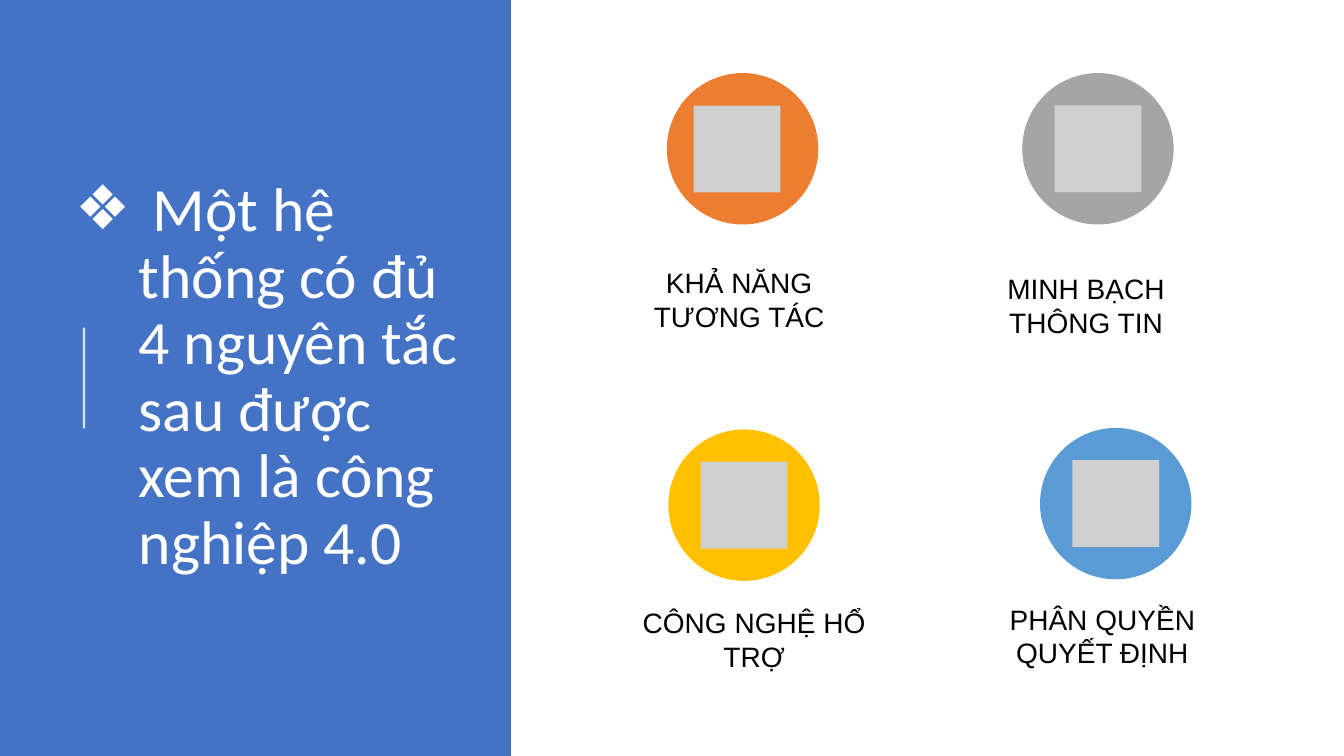
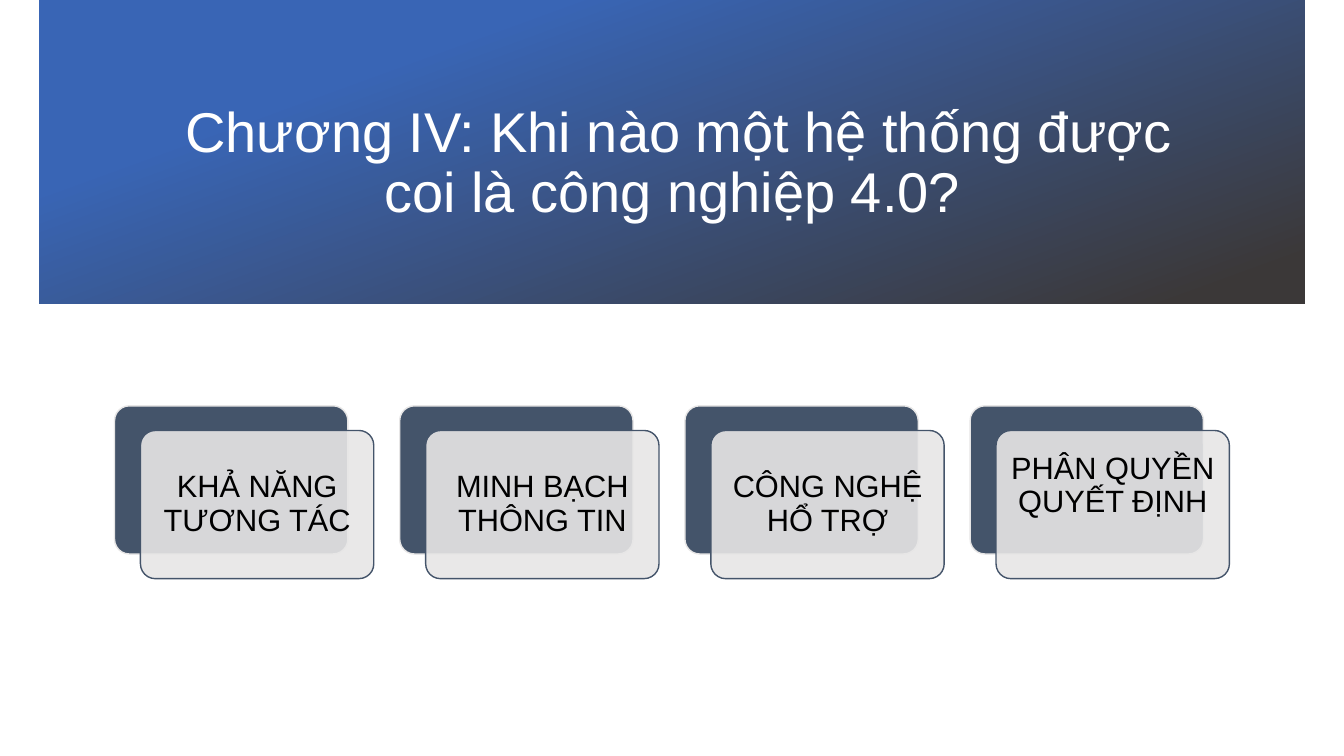
Before and after one commit to nhhquyen/Do_an_cuoi_ky, a slide deck: slide 30 of present(5).pptx. Drawn at 1344x756 pixels with LibreOffice and Linux fonts; fonts in the diff are those of the drawing; grey boxes stand for pictures; background and template pictures are left out. Boxes give left, top, right and bottom in pixels: in the first picture for what was removed or moved away, otherwise in the second. Text is boxed around its words. In the diff, an @@ line names an element or a change of style, - is before the commit and + after.

```diff
--- a/present(5).pptx
+++ b/present(5).pptx
@@ rectangle removed at (x1=0, y1=0, x2=511, y2=756) @@
@@ rectangle added at (x1=39, y1=0, x2=1306, y2=303), fill gradient #3965B5 to #3B3838 @@
@@ title at (x1=185, y1=109, x2=1171, y2=222): text changed; size 44 to 40 pt; font Calibri to Arial @@
-❖ Một hệ thống có đủ 4 nguyên tắc sau được xem là công nghiệp 4.0
+Chương IV: Khi nào một hệ thống được coi là công nghiệp 4.0?
@@ line removed from (84, 429) to (84, 328) @@
@@ text "KHẢ NĂNG TƯƠNG TÁC" moved from (x1=654, y1=272, x2=824, y2=328) to (x1=164, y1=473, x2=350, y2=532) @@
@@ text "MINH BẠCH THÔNG TIN" moved from (x1=1007, y1=279, x2=1165, y2=334) to (x1=456, y1=475, x2=628, y2=532) @@
@@ size 20 to 22 pt; line spacing 1 to 0.9; vertical alignment top to middle in 4 elements at (x1=1011, y1=455, x2=1214, y2=518), (x1=164, y1=473, x2=350, y2=532), (x1=456, y1=475, x2=628, y2=532), (x1=733, y1=473, x2=923, y2=536) @@
@@ text "CÔNG NGHỆ HỔ TRỢ" moved from (x1=643, y1=611, x2=865, y2=672) to (x1=733, y1=473, x2=923, y2=536) @@
@@ group added at (x1=115, y1=406, x2=1229, y2=579): 8 rounded rectangles @@
@@ text "PHÂN QUYỀN QUYẾT ĐỊNH" moved from (x1=1010, y1=608, x2=1195, y2=668) to (x1=1011, y1=455, x2=1214, y2=518) @@
@@ group removed at (x1=667, y1=74, x2=1192, y2=581): 4 ellipses, 4 pictures @@
```
Also in this commit, not shown: 1 other slide changed, 2 slides added.
